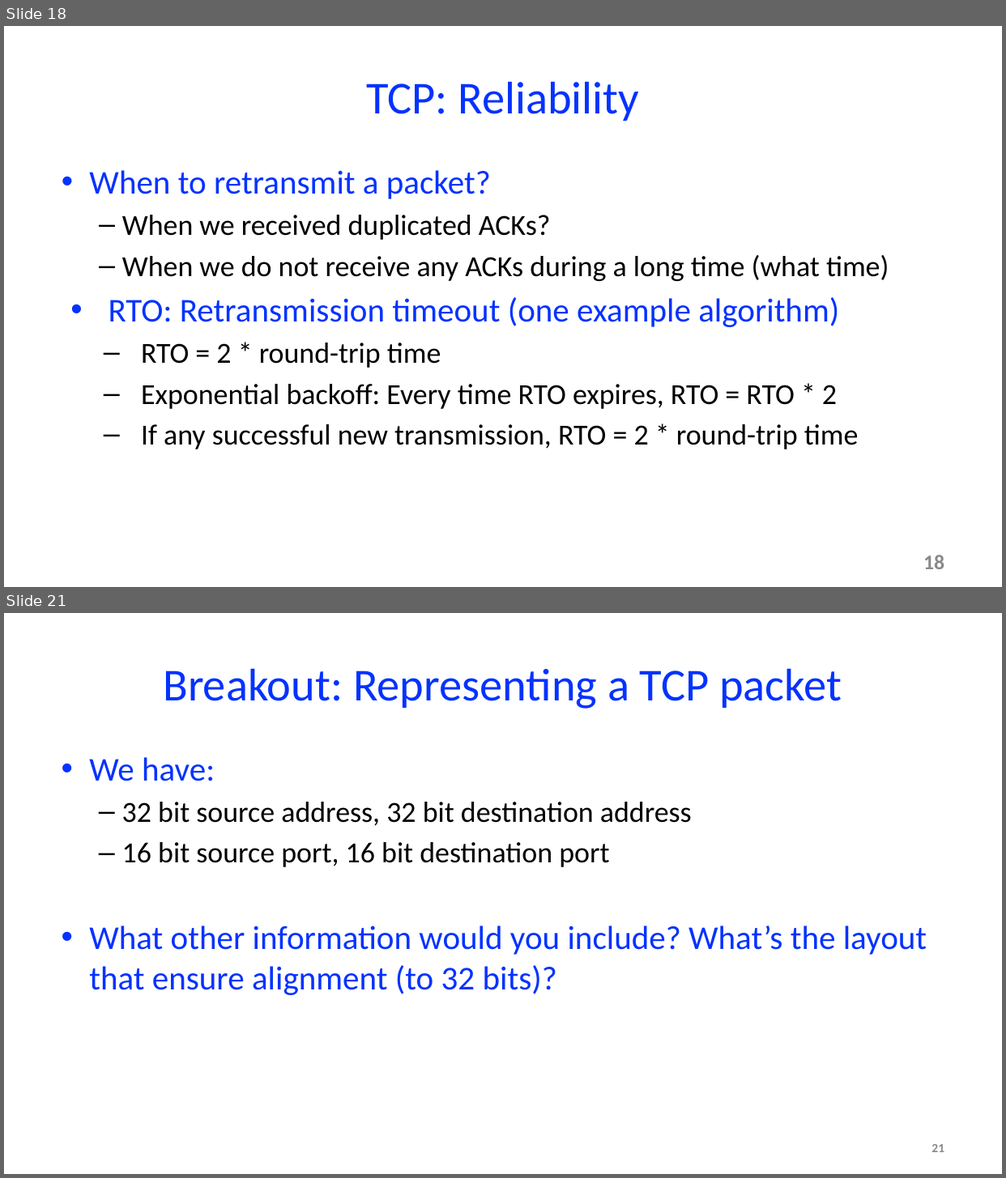
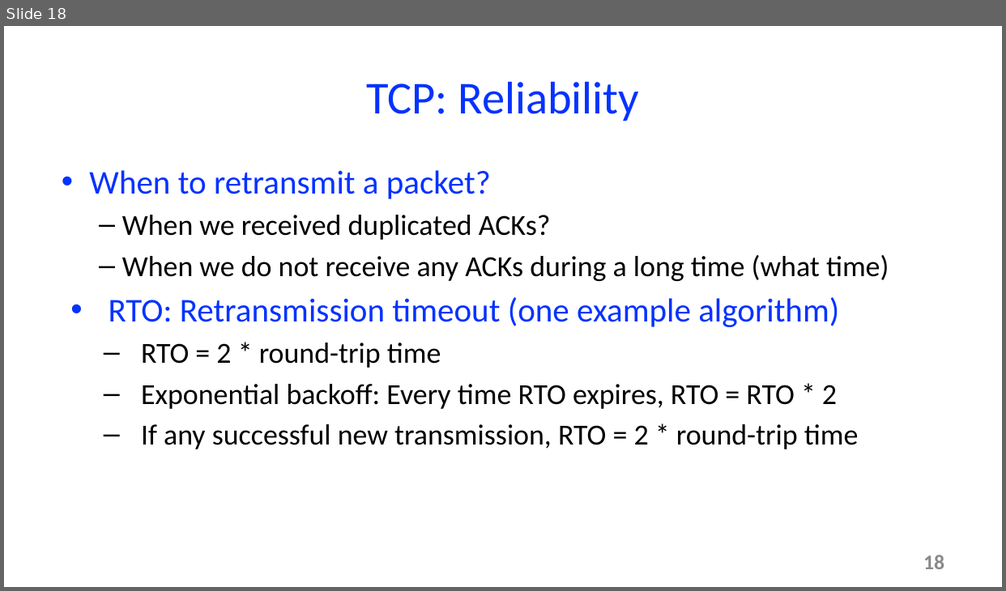
Before and after one commit to mtarunpr/cs61, a slide deck: net2/net2.pptx. Shown one above the other, each under a label of ours: slides 18 and 21 before the commit, slide 18 after it; the slides between them are not shown. The pictures are 1006x1178 and 1006x591 pixels, drawn with LibreOffice and Linux fonts; fonts in the diff are those of the drawing. Boxes give left, top, right and bottom in pixels: in the first picture for what was removed or moved away, otherwise in the second. Text is boxed around its words. In the diff, an @@ line names an element or a change of style, - is before the commit and + after.

```diff
--- a/net2/net2.pptx
+++ b/net2/net2.pptx
@@ slide 21 removed at (x1=4, y1=613, x2=1002, y2=1174), background #FFFFFF @@
@@ title removed at (x1=163, y1=668, x2=842, y2=709) @@
-Breakout: Representing a TCP packet
@@ text removed at (x1=89, y1=757, x2=927, y2=995) @@
-• We have:
-  – 32 bit source address, 32 bit destination address
-  – 16 bit source port, 16 bit destination port
-• What other information would you include? What’s the layout that ensure alignment (to 32 bits)?
@@ page number removed at (x1=931, y1=1144, x2=944, y2=1152) @@
-21
```
Also in this commit, not shown: 26 other slides removed.
